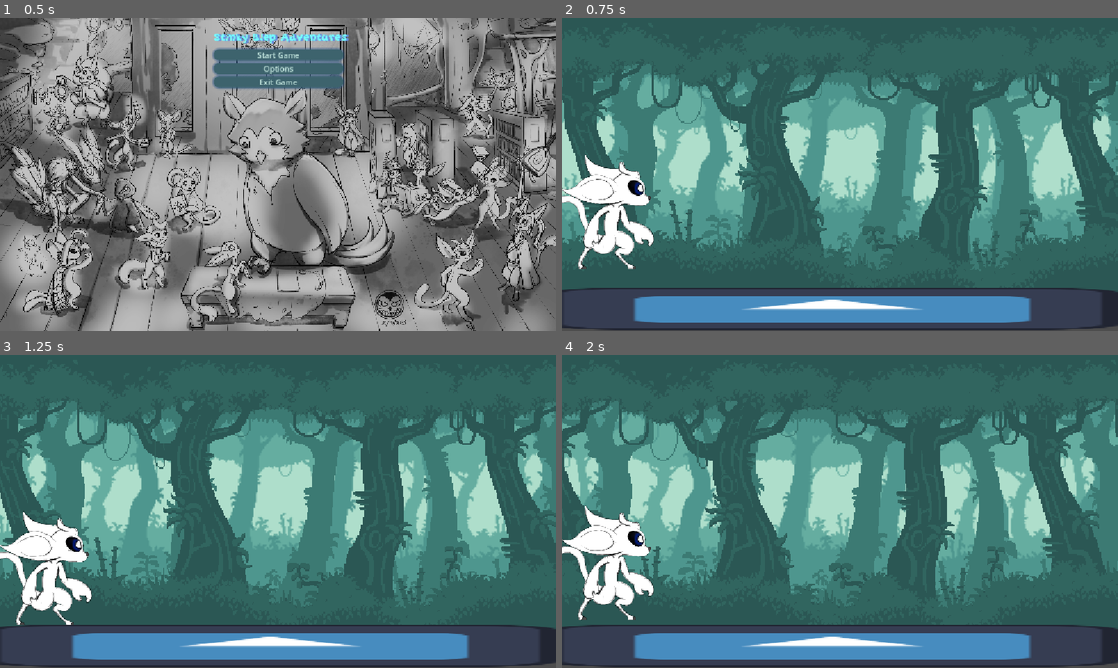
Above: before the commit, frames 1-4 (two rows, left to right).
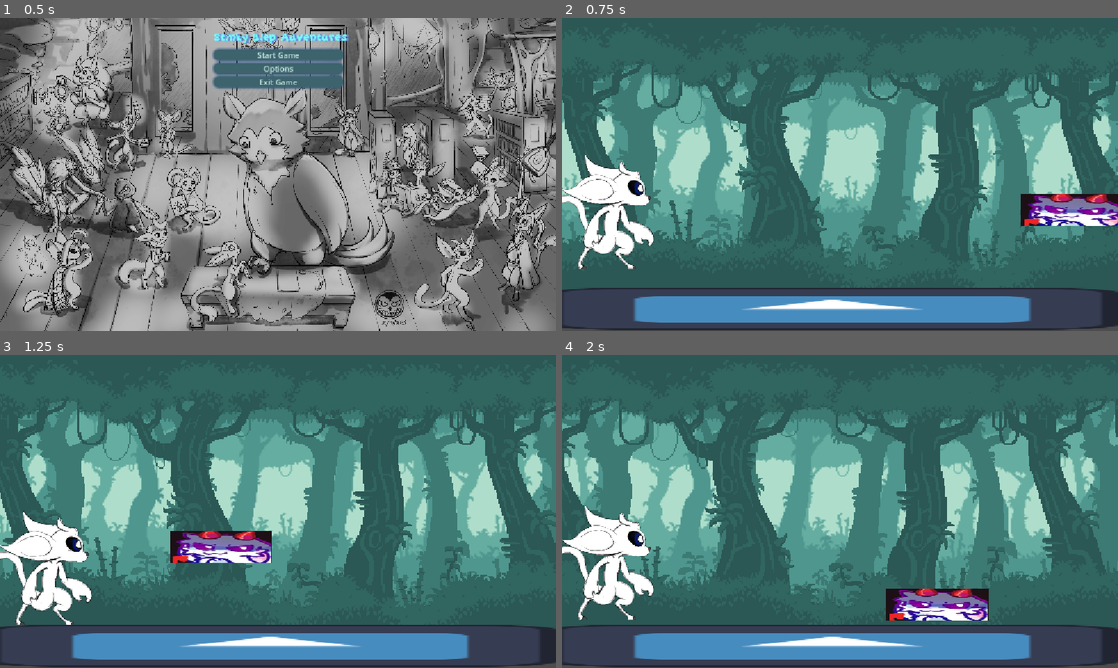
Above: after the commit, the same moments.

Repository: mentallyenifishnt/Test-repo
Game: Godot game, scene res://Scenes/mainmenu.tscn
The game is run twice, just before and just after one commit, with the same random seed, the same clock (stepped at 60 frames per second) and the same inputs. The engine's default icon, where the game draws it, is replaced by a stand-in: a white triangle on a blue panel in a dark square.
Inputs:
- Up to frame 1 (0.5 s): no input
- Up to frame 2 (0.75 s): click "Start Game" at 0.5 s
- Up to frame 3 (1.25 s): no input
- Up to frame 4 (2 s): tap Space (Jump) at 1.52 s

Frame 1 is identical in both runs. In frame 2, 1.8% of the frame differs, in the area x 82-100%, y 56-67%; in frame 3, 1.9%; in frame 4, 1.9%, in the area x 58-77%, y 74-85%.

Commit message:
worked on bullet spawner again
finally got it working

Diff:
--- a/Scenes/Bullet Test.tscn
+++ b/Scenes/Bullet Test.tscn
@@ -7,8 +7,16 @@
 
 [node name="CharacterBody2D" type="CharacterBody2D" parent="." unique_id=1826204410]
 script = ExtResource("1_wbvq0")
+BulletVelocity = 20.0
+
+[node name="Timer" type="Timer" parent="CharacterBody2D" unique_id=314288057]
+wait_time = 3.0
+one_shot = true
+autostart = true
 
 [node name="Sprite2D" type="Sprite2D" parent="CharacterBody2D" unique_id=536954304]
 position = Vector2(0.9999962, 0)
 scale = Vector2(0.32267886, 0.105)
 texture = ExtResource("2_d2eoa")
+
+[connection signal="timeout" from="CharacterBody2D/Timer" to="CharacterBody2D" method="_on_timer_timeout"]
--- a/Scenes/Level One.tscn
+++ b/Scenes/Level One.tscn
@@ -3,6 +3,7 @@
 [ext_resource type="PackedScene" uid="uid://738bgr4sc7qv" path="res://Scenes/parallax.tscn" id="1_ujtlf"]
 [ext_resource type="PackedScene" uid="uid://cqs0fv8ytarnj" path="res://Scenes/Player.tscn" id="1_wss3j"]
 [ext_resource type="Texture2D" uid="uid://d04aeigorso2u" path="res://Images/Sprites/icon.svg" id="2_smgeq"]
+[ext_resource type="PackedScene" uid="uid://c8dmgyaxv66om" path="res://Scenes/SpawnerTest.tscn" id="4_mmujx"]
 
 [sub_resource type="RectangleShape2D" id="RectangleShape2D_n3rge"]
 size = Vector2(124.99997, 128.94737)
@@ -30,3 +31,6 @@
 [node name="CollisionShape2D" type="CollisionShape2D" parent="platform" unique_id=348107970]
 position = Vector2(1.5, 1.3157959)
 shape = SubResource("RectangleShape2D_n3rge")
+
+[node name="Node2D" parent="." unique_id=1356526119 instance=ExtResource("4_mmujx")]
+position = Vector2(1257, 398)
--- a/Scenes/SpawnerTest.tscn
+++ b/Scenes/SpawnerTest.tscn
@@ -5,7 +5,6 @@
 [ext_resource type="PackedScene" uid="uid://bkeeifhxdv1ev" path="res://Scenes/Bullet Test.tscn" id="2_r73m3"]
 
 [node name="Node2D" type="Node2D" unique_id=1356526119]
-position = Vector2(1005, 390)
 script = ExtResource("1_dcp05")
 MinPosition = 700.0
 MoveTime = 1.0
--- /dev/null
+++ b/Scenes/shoot_bullet_test.tscn
@@ -0,0 +1,9 @@
+[gd_scene format=3 uid="uid://dmr7qc2531566"]
+
+[ext_resource type="PackedScene" uid="uid://c8dmgyaxv66om" path="res://Scenes/SpawnerTest.tscn" id="1_efmtm"]
+
+[node name="Shoot Bullet Test" type="Node2D" unique_id=726359943]
+
+[node name="Node2D" parent="." unique_id=1356526119 instance=ExtResource("1_efmtm")]
+position = Vector2(1003, 324)
+MoveTime = 3.0
--- a/Scripts/Spawner Test.gd
+++ b/Scripts/Spawner Test.gd
@@ -13,7 +13,6 @@
 		_moveTimer -= delta
 	else:
 		_movePosition()
-	print(_moveTimer)
 
 
 func _movePosition():
@@ -21,6 +20,6 @@
 	#sets the bullets spawn position to the shooters current position
 	bullet.global_position = global_position
 	#spawns bullet
-	get_tree().current_scene.add_child(bullet)
+	get_tree().current_scene.add_child.call_deferred(bullet)
 	position.y = randf_range(MaxPosition, MinPosition)
 	_moveTimer = MoveTime
--- a/Scripts/bullet_scene_test.gd
+++ b/Scripts/bullet_scene_test.gd
@@ -1,6 +1,9 @@
 extends CharacterBody2D
 @export var BulletVelocity: float
 func _process(delta: float) -> void:
-	position.x += BulletVelocity
+	position.x -= BulletVelocity
 func _physics_process(delta: float) -> void:
 	move_and_slide()
+
+func _on_timer_timeout():
+	queue_free()
